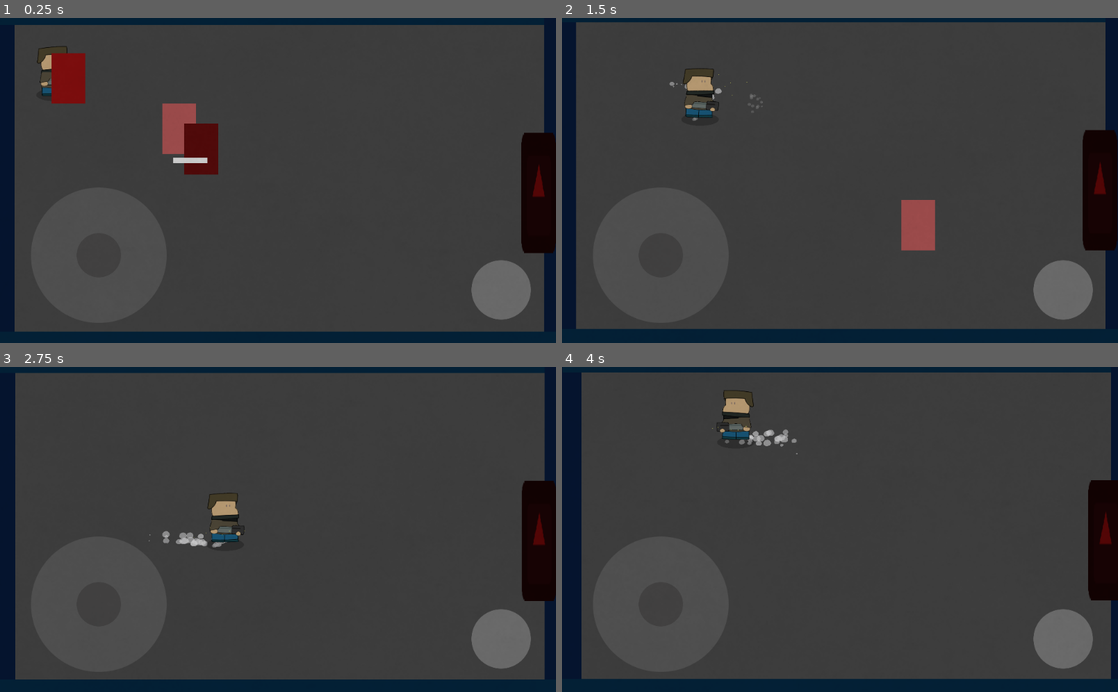
Above: before the commit, frames 1-4 (two rows, left to right).
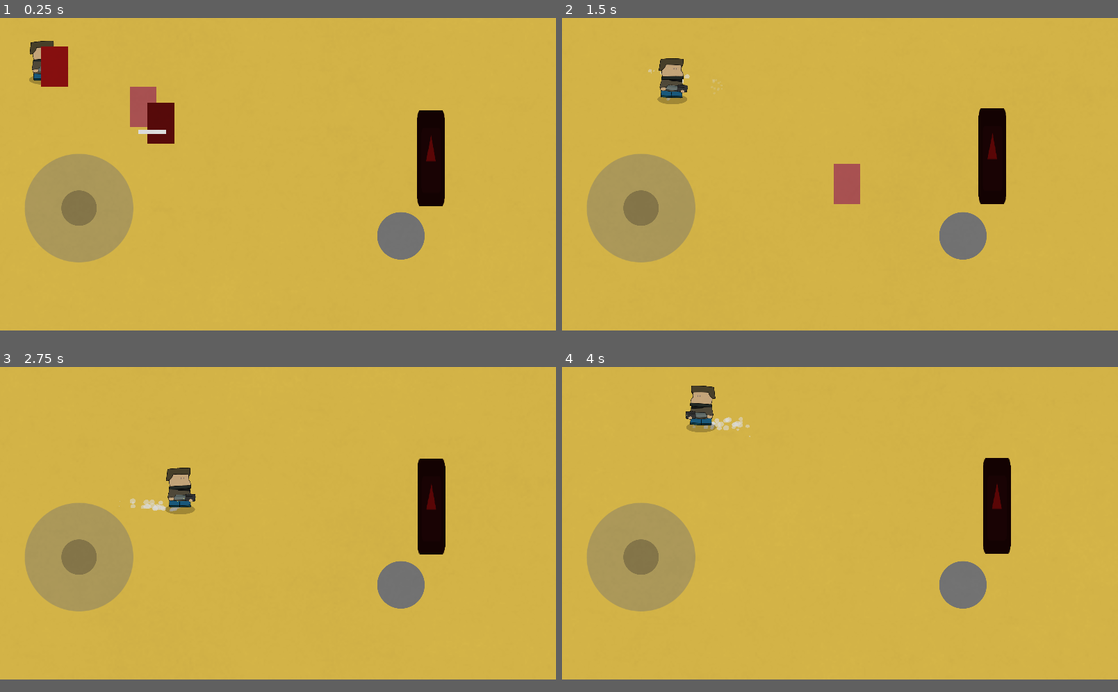
Above: after the commit, the same moments.

Repository: gath-thee-thaw/gohome-thegame
Game: Godot game, scene res://levels/level_1.tscn
Same seed, same stepped clock (60 frames per second), same inputs: the game is played once before the commit and once after it. The engine's default icon, where the game draws it, is replaced by a stand-in: a white triangle on a blue panel in a dark square.
Inputs (mouse positions are in pixels of both pictures, inside the frame that each line leads up to):
- Up to frame 1 (0.25 s): no input
- Up to frame 2 (1.5 s): move the mouse to (962, 164) at 0.52 s; press the mouse at (962, 164) at 0.53 s; hold D (right) 0.53-1.28 s; move the mouse to (728, 196) at 1.27 s; release the mouse at (728, 196) at 1.28 s; hold S (down) from 1.28 s (still down); click (728, 196) at 1.35 s
- Up to frame 3 (2.75 s): move the mouse to (333, 458) at 2.02 s; release S (down) at 2.03 s; press the mouse at (333, 458) at 2.03 s; hold D (right) from 2.03 s (still down)
- Up to frame 4 (4 s): move the mouse to (812, 594) at 2.77 s; release D (right) at 2.78 s; release the mouse at (812, 594) at 2.78 s; hold W (up) 2.78-3.53 s; click (812, 594) at 2.85 s; move the mouse to (1006, 578) at 3.52 s; press the mouse at (1006, 578) at 3.53 s; hold A (left) from 3.53 s (still down)
In our replay, the window is 800x468 before the commit and 800x450 after it. These sizes can differ from the game's own. Grey fills any space a smaller window leaves; there, only what the larger window draws over its background counts as a difference.

The runs differ from the first frame. In frame 1, 96% of the frame differs, in the area x 0-100%, y 0-97%; in frame 2, 96%; in frame 3, 96%; in frame 4, 96%.

Commit message:
changed some stuff

Diff:
--- a/levels/level_1.tscn
+++ b/levels/level_1.tscn
@@ -1,5 +1,6 @@
-[gd_scene load_steps=13 format=2]
+[gd_scene load_steps=14 format=2]
 
+[ext_resource path="res://Assests/Backgrounds/bg2.png" type="Texture" id=1]
 [ext_resource path="res://scenes/Bullets/bulletEnenmy.tscn" type="PackedScene" id=2]
 [ext_resource path="res://mobileControlls.tscn" type="PackedScene" id=3]
 [ext_resource path="res://Scenes/Player.tscn" type="PackedScene" id=4]
@@ -21,6 +22,23 @@
 
 [node name="level_1" type="Node2D"]
 
+[node name="ParallaxBackground" type="ParallaxBackground" parent="."]
+
+[node name="ParallaxLayer" type="ParallaxLayer" parent="ParallaxBackground"]
+motion_mirroring = Vector2( 1280, 0 )
+
+[node name="ColorRect" type="ColorRect" parent="ParallaxBackground/ParallaxLayer"]
+margin_left = -141.0
+margin_top = -123.0
+margin_right = 1345.0
+margin_bottom = 829.0
+color = Color( 0.956863, 0.811765, 0.321569, 1 )
+
+[node name="Sprite" type="Sprite" parent="ParallaxBackground/ParallaxLayer"]
+visible = false
+texture = ExtResource( 1 )
+centered = false
+
 [node name="MobileControlls" parent="." instance=ExtResource( 3 )]
 
 [node name="YSort" type="YSort" parent="."]
@@ -39,7 +57,7 @@
 [node name="walls" type="Node2D" parent="YSort"]
 
 [node name="StaticBody2D" type="StaticBody2D" parent="YSort/walls"]
-position = Vector2( 1026, 278 )
+position = Vector2( 1328, 338 )
 
 [node name="CollisionShape2D" type="CollisionShape2D" parent="YSort/walls/StaticBody2D"]
 position = Vector2( 6, 18 )
@@ -56,7 +74,7 @@
 }
 
 [node name="StaticBody2D2" type="StaticBody2D" parent="YSort/walls"]
-position = Vector2( -7, 283 )
+position = Vector2( -80, 303 )
 
 [node name="CollisionShape2D" type="CollisionShape2D" parent="YSort/walls/StaticBody2D2"]
 position = Vector2( 6, 18 )
@@ -73,7 +91,7 @@
 }
 
 [node name="StaticBody2D3" type="StaticBody2D" parent="YSort/walls"]
-position = Vector2( 483, 596 )
+position = Vector2( 506, 757 )
 
 [node name="CollisionShape2D" type="CollisionShape2D" parent="YSort/walls/StaticBody2D3"]
 position = Vector2( 31.5, 15.5 )
@@ -90,7 +108,7 @@
 }
 
 [node name="StaticBody2D4" type="StaticBody2D" parent="YSort/walls"]
-position = Vector2( 526, -27 )
+position = Vector2( 586, -103 )
 
 [node name="CollisionShape2D" type="CollisionShape2D" parent="YSort/walls/StaticBody2D4"]
 position = Vector2( -31.25, 19 )
--- a/project.godot
+++ b/project.godot
@@ -18,6 +18,13 @@
 
 Utils="*res://Scripts/utils.gd"
 Global="*res://global.gd"
+
+[display]
+
+window/size/width=1280
+window/size/height=720
+window/stretch/mode="2d"
+window/stretch/aspect="keep"
 
 [input]
 
--- a/scenes/Player.tscn
+++ b/scenes/Player.tscn
@@ -41,7 +41,7 @@
 
 [sub_resource type="ShaderMaterial" id=9]
 shader = SubResource( 8 )
-shader_param/strength = 0.3
+shader_param/strength = 0.2
 shader_param/fps = 8.0
 
 [sub_resource type="Animation" id=4]
Binary file added: Assests/Backgrounds/bg1.png
Not shown, added: Assests/Backgrounds/bg1.png.import
Binary file added: Assests/Backgrounds/bg2.png
Not shown, added: Assests/Backgrounds/bg2.png.import
